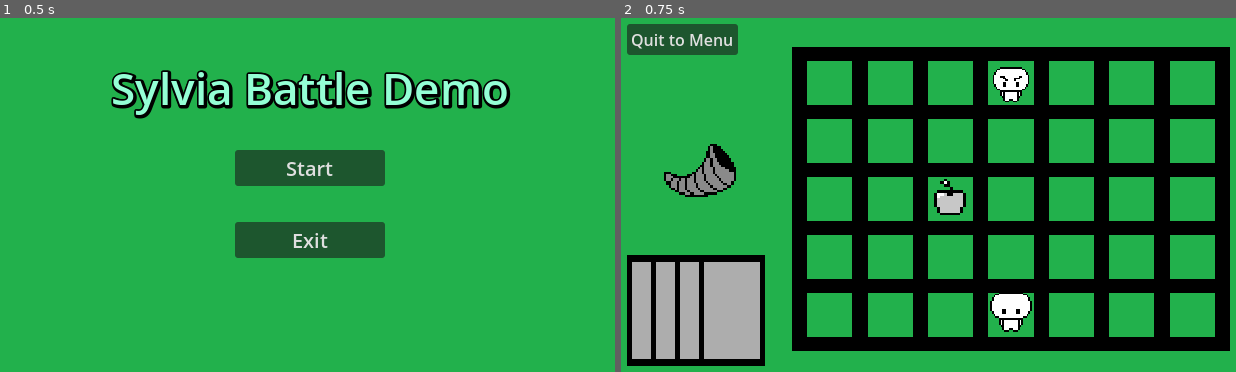
Above: before the commit, frames 1-2 (left to right).
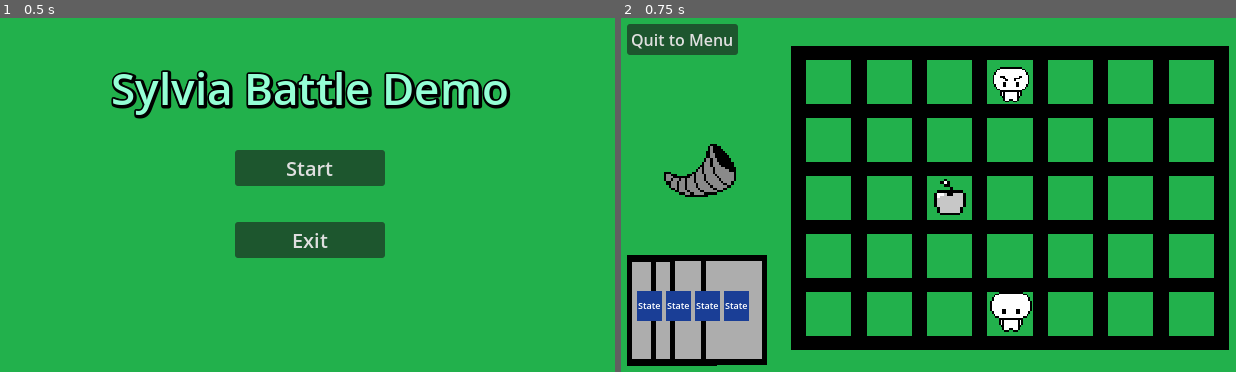
Above: after the commit, the same moments.

Repository: Endermandels/Sylvia
Game: Godot game, scene res://start_menu/start_menu.tscn
Same seed, same stepped clock (60 frames per second), same inputs: the game is played once before the commit and once after it.
Inputs:
- Up to frame 1 (0.5 s): no input
- Up to frame 2 (0.75 s): click "Start" at 0.5 s

Frame 1 is identical in both runs. In frame 2, 5.6% of the frame differs, in the area x 2-100%, y 7-99%.

Commit message:
create card_ui scene

Diff:
--- a/battle/BattleScene.tscn
+++ b/battle/BattleScene.tscn
@@ -10,6 +10,7 @@
 [ext_resource type="PackedScene" uid="uid://t32b4boxehdt" path="res://battle/Enemy.tscn" id="8_kyk1e"]
 [ext_resource type="PackedScene" uid="uid://deikkfb2ghqvw" path="res://battle/food.tscn" id="9_1n73l"]
 [ext_resource type="AudioStream" uid="uid://88wruo2jyoh8" path="res://Music/battle_music (surf).ogg" id="10_i4mvg"]
+[ext_resource type="PackedScene" uid="uid://dxqbt1cqviw66" path="res://card_ui/card_ui.tscn" id="11_23mjc"]
 
 [sub_resource type="GDScript" id="GDScript_76nkh"]
 script/source = "extends Button
@@ -21,6 +22,9 @@
 	get_tree().change_scene_to_file(\"res://start_menu/start_menu.tscn\")
 "
 
+[sub_resource type="RectangleShape2D" id="RectangleShape2D_u21m3"]
+size = Vector2(437, 304)
+
 [node name="BattleScene" type="Node2D"]
 script = ExtResource("1_vb5nx")
 
@@ -238,9 +242,10 @@
 [node name="Background" type="Sprite2D" parent="."]
 texture = ExtResource("1")
 centered = false
+metadata/_edit_lock_ = true
 
 [node name="Grid" type="Sprite2D" parent="."]
-position = Vector2(400, 184)
+position = Vector2(399, 183)
 scale = Vector2(15.1034, 14.4762)
 texture = ExtResource("5")
 
@@ -255,12 +260,12 @@
 texture = ExtResource("3")
 
 [node name="Card3" type="Sprite2D" parent="."]
-position = Vector2(97.1052, 295.368)
+position = Vector2(92, 295)
 scale = Vector2(0.220702, 0.276842)
 texture = ExtResource("3")
 
 [node name="Card4" type="Sprite2D" parent="."]
-position = Vector2(121.105, 295.368)
+position = Vector2(123, 295)
 scale = Vector2(0.220702, 0.276842)
 texture = ExtResource("3")
 
@@ -292,6 +297,40 @@
 [node name="AudioStreamPlayer" type="AudioStreamPlayer" parent="."]
 stream = ExtResource("10_i4mvg")
 autoplay = true
+
+[node name="CardDropArea" type="Area2D" parent="."]
+collision_layer = 2
+
+[node name="CollisionShape2D" type="CollisionShape2D" parent="CardDropArea"]
+position = Vector2(398.5, 184)
+shape = SubResource("RectangleShape2D_u21m3")
+
+[node name="BattleUI" type="CanvasLayer" parent="."]
+
+[node name="Hand" type="HBoxContainer" parent="BattleUI"]
+anchors_preset = 2
+anchor_top = 1.0
+anchor_bottom = 1.0
+offset_left = 22.0
+offset_top = -84.0
+offset_right = 140.0
+offset_bottom = -54.0
+grow_vertical = 0
+
+[node name="Container" type="Container" parent="BattleUI/Hand"]
+layout_mode = 2
+
+[node name="CardUI" parent="BattleUI/Hand" instance=ExtResource("11_23mjc")]
+layout_mode = 2
+
+[node name="CardUI2" parent="BattleUI/Hand" instance=ExtResource("11_23mjc")]
+layout_mode = 2
+
+[node name="CardUI3" parent="BattleUI/Hand" instance=ExtResource("11_23mjc")]
+layout_mode = 2
+
+[node name="CardUI4" parent="BattleUI/Hand" instance=ExtResource("11_23mjc")]
+layout_mode = 2
 
 [connection signal="enemys_turn" from="." to="Characters/Enemy" method="_on_battle_scene_enemys_turn"]
 [connection signal="players_turn" from="." to="Characters/Player" method="_on_battle_scene_players_turn"]
--- /dev/null
+++ b/card_ui/card_ui.tscn
@@ -0,0 +1,44 @@
+[gd_scene load_steps=2 format=3 uid="uid://dxqbt1cqviw66"]
+
+[sub_resource type="RectangleShape2D" id="RectangleShape2D_pkqrx"]
+size = Vector2(25, 30)
+
+[node name="CardUI" type="Control"]
+custom_minimum_size = Vector2(25, 30)
+layout_mode = 3
+anchors_preset = 15
+anchor_right = 1.0
+anchor_bottom = 1.0
+offset_right = -615.0
+offset_bottom = -330.0
+grow_horizontal = 2
+grow_vertical = 2
+
+[node name="Color" type="ColorRect" parent="."]
+layout_mode = 1
+anchors_preset = 15
+anchor_right = 1.0
+anchor_bottom = 1.0
+grow_horizontal = 2
+grow_vertical = 2
+color = Color(0.101961, 0.243137, 0.588235, 1)
+
+[node name="State" type="Label" parent="."]
+layout_mode = 1
+anchors_preset = 15
+anchor_right = 1.0
+anchor_bottom = 1.0
+grow_horizontal = 2
+grow_vertical = 2
+theme_override_font_sizes/font_size = 9
+text = "State"
+horizontal_alignment = 1
+vertical_alignment = 1
+
+[node name="dropPointDetector" type="Area2D" parent="."]
+collision_mask = 2
+monitorable = false
+
+[node name="CollisionShape2D" type="CollisionShape2D" parent="dropPointDetector"]
+position = Vector2(12.5, 15)
+shape = SubResource("RectangleShape2D_pkqrx")
--- a/project.godot
+++ b/project.godot
@@ -28,6 +28,10 @@
 "rendering]textures/canvas_textures/default_texture_filter"=0
 renderer/rendering_method="mobile"
 
+[layer_names]
+
+2d_physics/layer_2="card_drop_area"
+
 [rendering]
 
 textures/canvas_textures/default_texture_filter=0
Not shown: 1 places in battle/BattleScene.tscn that only renumber resources
